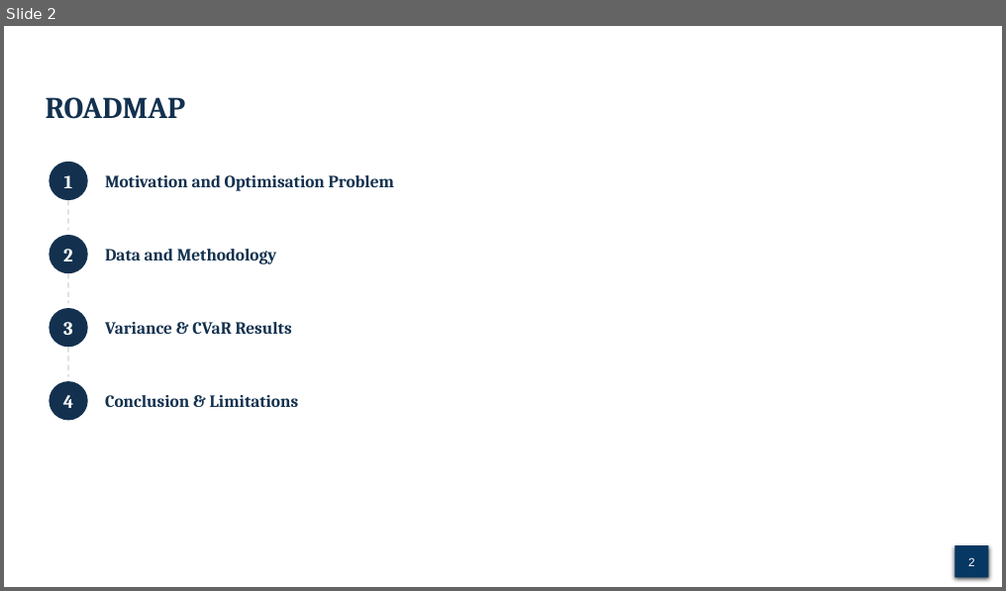
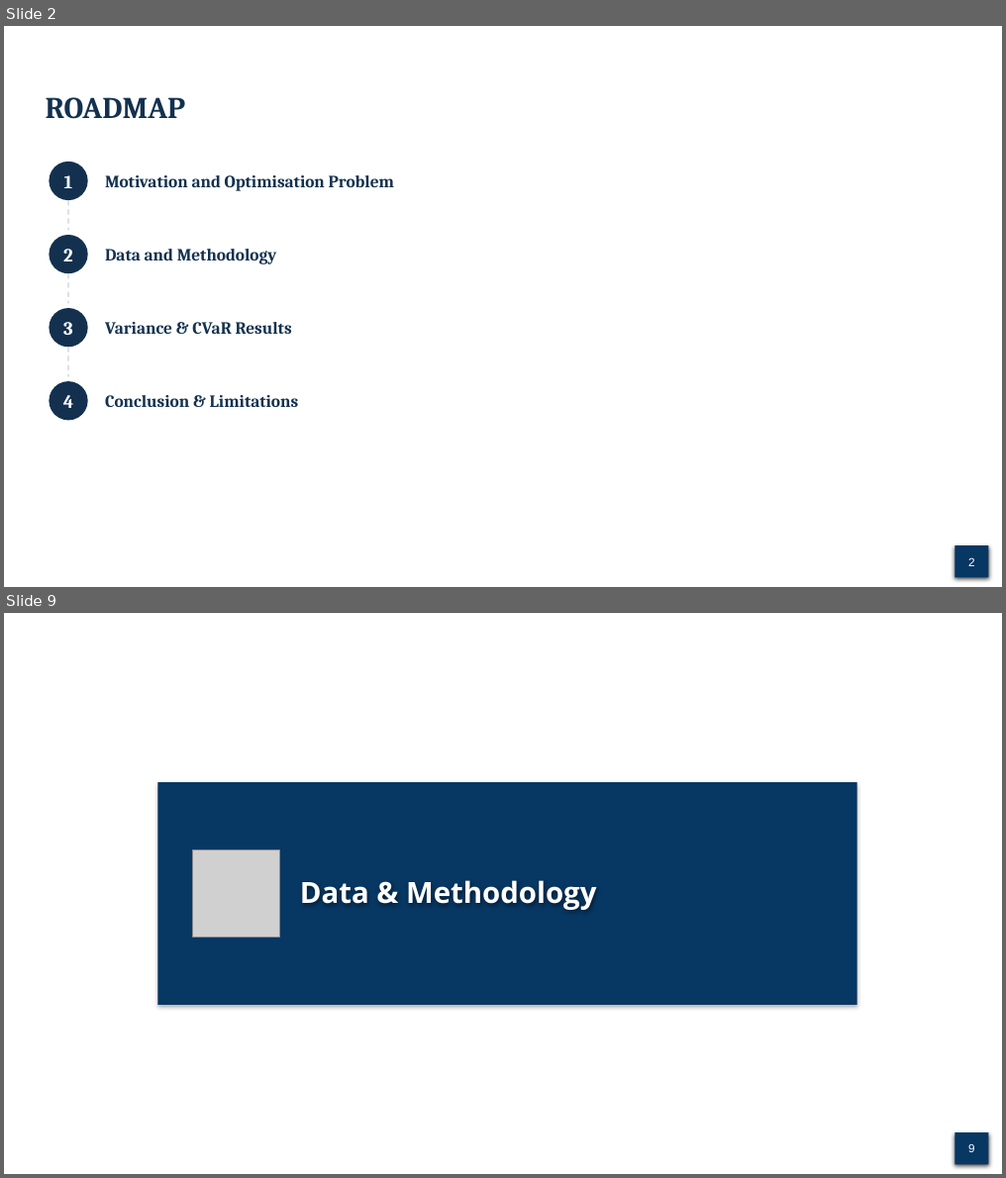
Before and after one commit to AkramBenaissa/Optimisation_electricitycosts, a slide deck: OptimProjectPrez.pptx. Shown one above the other, each under a label of ours: slide 2 before the commit, slides 2 and 9 after it; the slides between them are not shown. The pictures are 1006x591 and 1006x1178 pixels, drawn with LibreOffice and Linux fonts; fonts in the diff are those of the drawing; grey boxes stand for pictures. Boxes give left, top, right and bottom in pixels: in the first picture for what was removed or moved away, otherwise in the second. Text is boxed around its words. In the diff, an @@ line names an element or a change of style, - is before the commit and + after.

```diff
--- a/OptimProjectPrez.pptx
+++ b/OptimProjectPrez.pptx
@@ slide 9 added at box(4, 613, 1002, 1174), background #FFFFFF @@
@@ rectangle added at box(158, 782, 857, 1004), fill #073763 @@
@@ picture added at box(193, 851, 279, 937) @@
@@ title added at box(300, 880, 596, 910), 28 pt, text #FFFFFF, bold @@
+Data & Methodology
@@ page number added at box(954, 1134, 988, 1165), fill #073763, 11.1 pt, text #FFFFFF @@
+9
```
Also in this commit, not shown: 12 slides changed, 8 other slides added, 4 slides removed, 1 other file.
